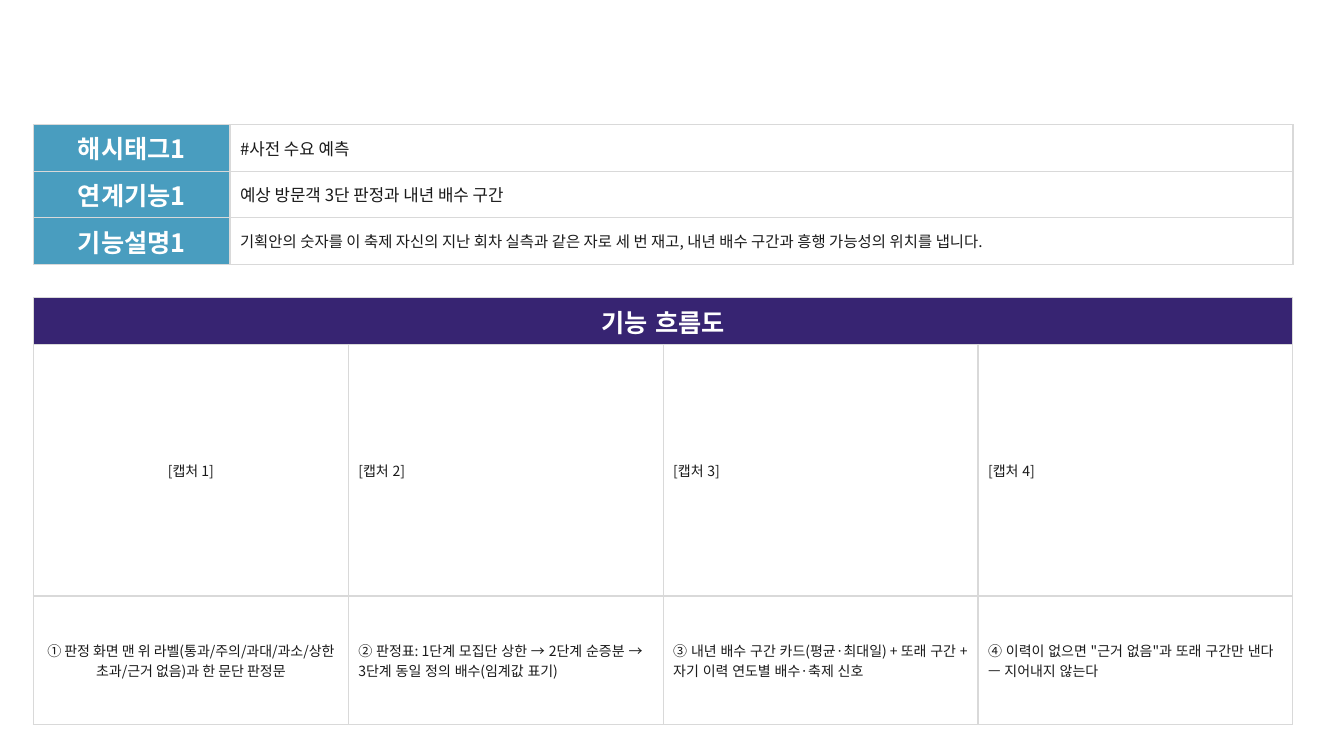
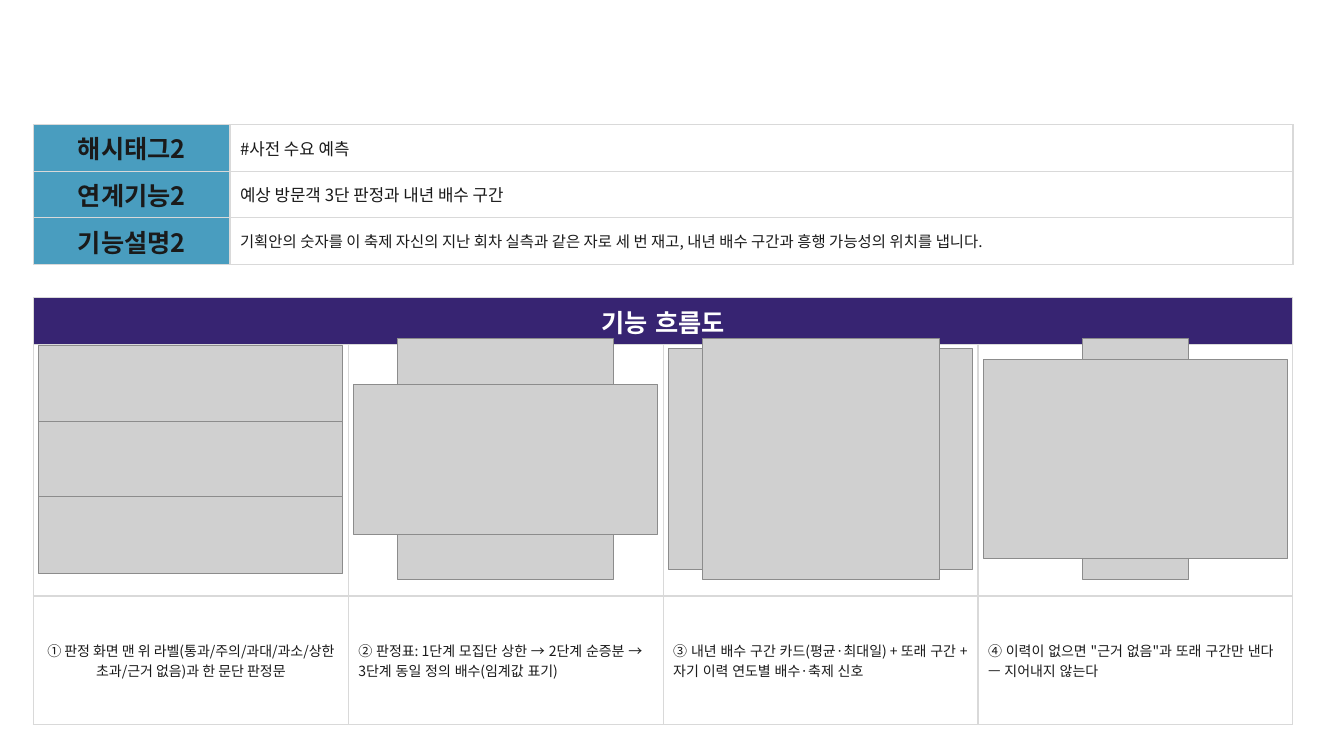
Before and after one commit to jangjunyong/oneshot-mvp, a slide deck: slide 6 of docs/제출양식/기능설명서_기획안팩트체크_작성본.pptx. Drawn at 1344x756 pixels with LibreOffice and Linux fonts; fonts in the diff are those of the drawing; grey boxes stand for pictures; background and template pictures are left out. Boxes give left, top, right and bottom in pixels: in the first picture for what was removed or moved away, otherwise in the second. Text is boxed around its words. In the diff, an @@ line names an element or a change of style, - is before the commit and + after.

```diff
--- a/docs/제출양식/기능설명서_기획안팩트체크_작성본.pptx
+++ b/docs/제출양식/기능설명서_기획안팩트체크_작성본.pptx
@@ table at box(33, 125, 1294, 276) @@
-row 1, column 1: 해시태그1
+row 1, column 1: 해시태그2
-row 2, column 1: 연계기능1
+row 2, column 1: 연계기능2
-row 3, column 1: 기능설명1
+row 3, column 1: 기능설명2
@@ table at box(33, 298, 1292, 722) @@
-row 2: [캡처 1] | [캡처 2] | [캡처 3] | [캡처 4]
+row 2:  |  |  | 
@@ picture added at box(39, 345, 343, 573) @@
@@ picture added at box(397, 339, 614, 580) @@
@@ picture added at box(668, 349, 972, 570) @@
@@ picture added at box(703, 339, 940, 580) @@
@@ picture added at box(984, 359, 1288, 559) @@
@@ picture added at box(1083, 339, 1189, 580) @@
@@ picture added at box(354, 384, 657, 534) @@
@@ picture added at box(39, 421, 343, 497) @@
```
Also in this commit, not shown: 7 other slides changed, 32 other files.
